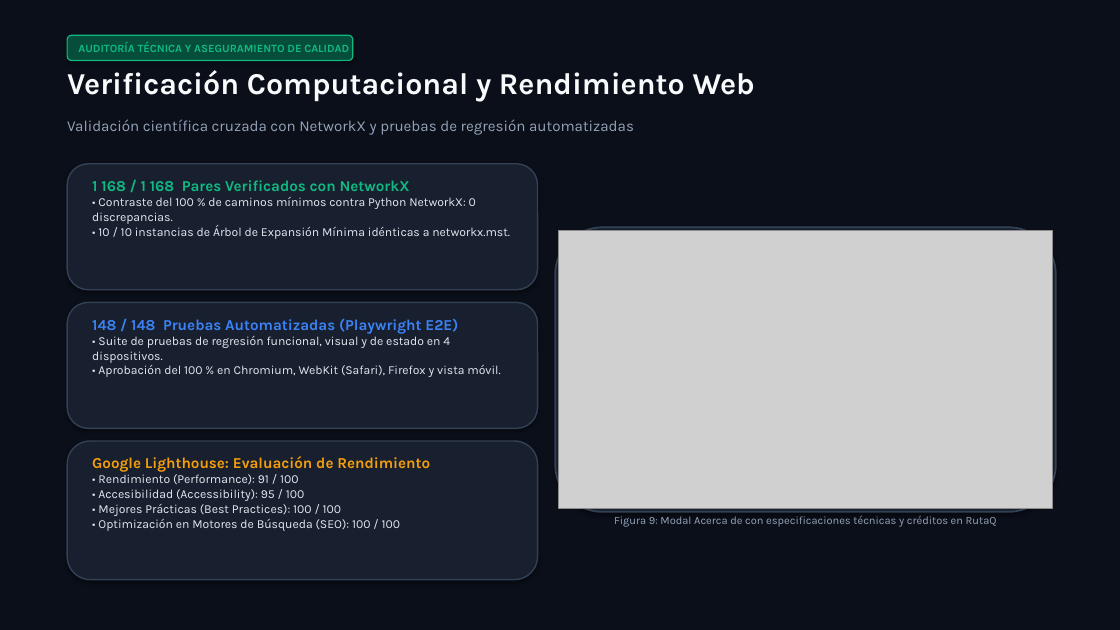
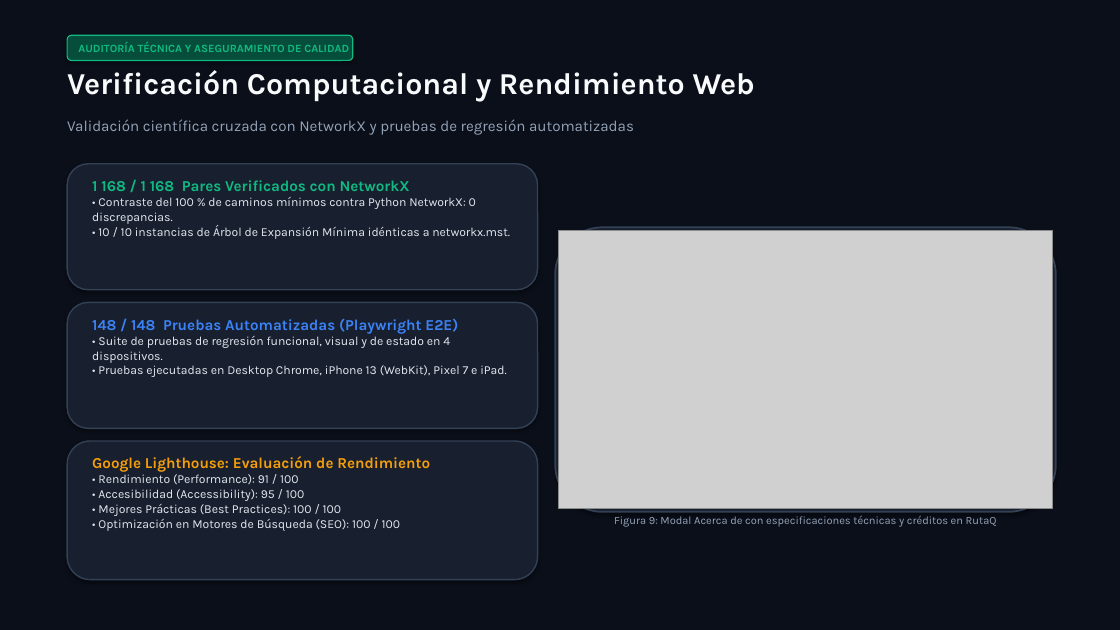
Before and after one commit to Criss-paz/rutaq, a slide deck: slide 10 of docs/proyecto2/presentacion/Presentacion_Transporte_Express.pptx. Drawn at 1120x630 pixels with LibreOffice and Linux fonts; fonts in the diff are those of the drawing; grey boxes stand for pictures. Boxes give left, top, right and bottom in pixels: in the first picture for what was removed or moved away, otherwise in the second. Text is boxed around its words. In the diff, an @@ line names an element or a change of style, - is before the commit and + after.

```diff
--- a/docs/proyecto2/presentacion/Presentacion_Transporte_Express.pptx
+++ b/docs/proyecto2/presentacion/Presentacion_Transporte_Express.pptx
@@ text at (x1=92, y1=336, x2=506, y2=377): text changed @@
-• Suite de pruebas de regresión funcional, visual y de estado en 4 dispositivos.
-• Aprobación del 100 % en Chromium, WebKit (Safari), Firefox y vista móvil.
+• Suite de pruebas de regresión funcional, visual y de estado en 4 dispositivos.
+• Pruebas ejecutadas en Desktop Chrome, iPhone 13 (WebKit), Pixel 7 e iPad.
```
Also in this commit, not shown: 7 other slides changed, 2 other files.
